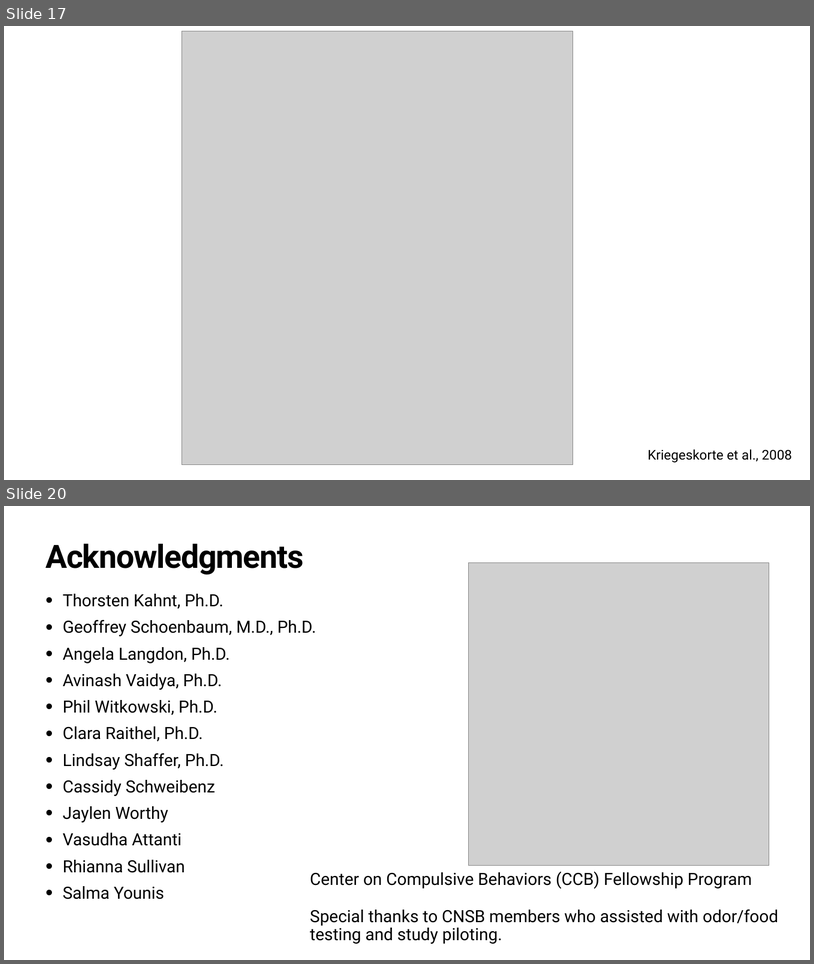
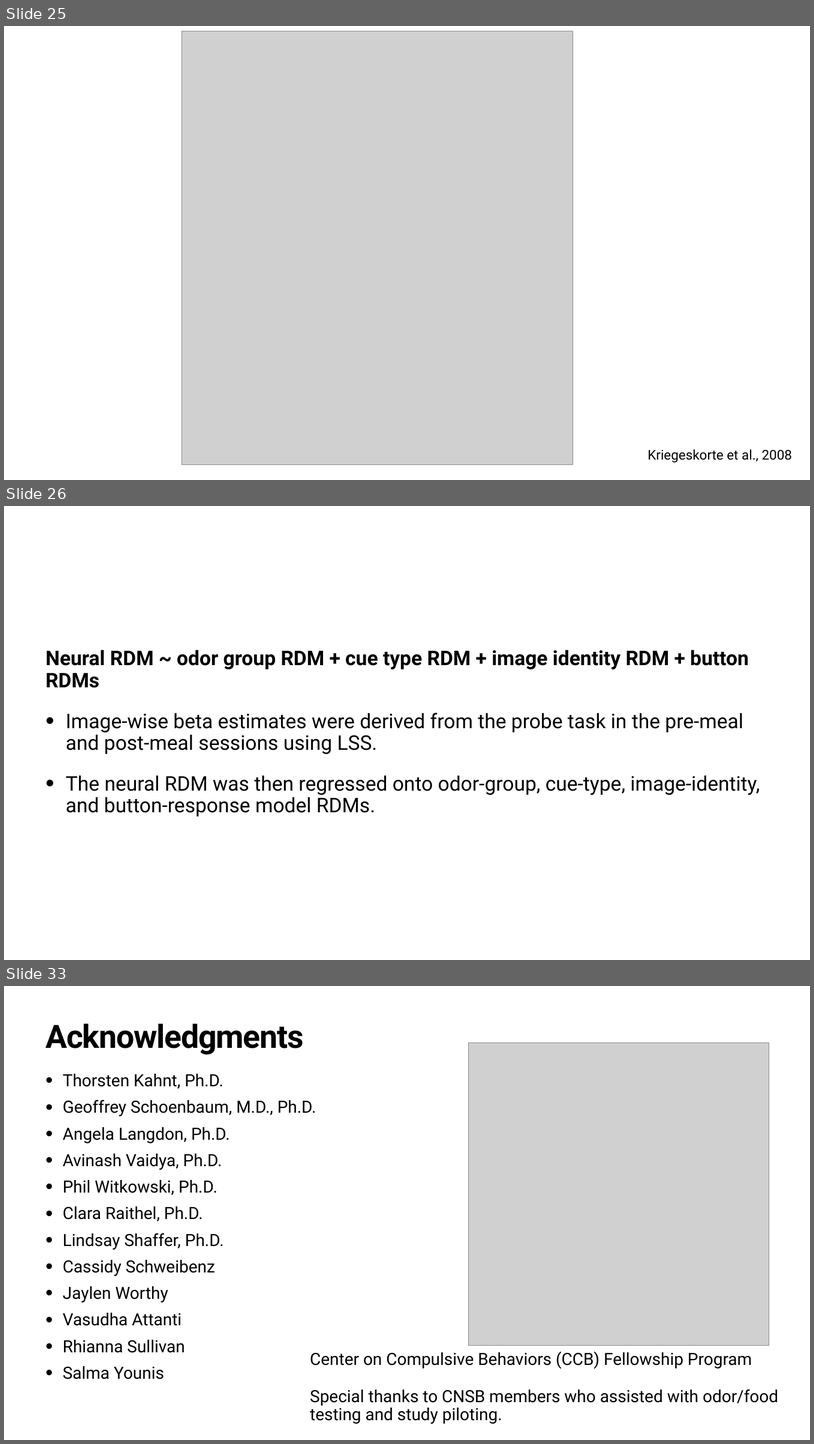
Before and after one commit to QingfangLiu/project-spcd, a slide deck: docs/Joint_lab_meeting.pptx. Shown one above the other, each under a label of ours: slides 17 and 20 before the commit, slides 25, 26 and 33 after it; the slides between them are not shown. The pictures are 814x964 and 814x1444 pixels, drawn with LibreOffice and Linux fonts; fonts in the diff are those of the drawing; grey boxes stand for pictures. Boxes give left, top, right and bottom in pixels: in the first picture for what was removed or moved away, otherwise in the second. Text is boxed around its words. In the diff, an @@ line names an element or a change of style, - is before the commit and + after.

```diff
--- a/docs/Joint_lab_meeting.pptx
+++ b/docs/Joint_lab_meeting.pptx
@@ slide 26 added at (4,506,810,960), background #FFFFFF @@
@@ text added at (45,649,760,816), 48 pt, text #000000 @@
+Neural RDM ~ odor group RDM + cue type RDM + image identity RDM + button RDMs
+• Image-wise beta estimates were derived from the probe task in the pre-meal and post-meal sessions using LSS.
+• The neural RDM was then regressed onto odor-group, cue-type, image-identity, and button-response model RDMs.
@@ what was slide 17 is now slide 25 @@
@@ what was slide 20 is now slide 33 @@
```
Also in this commit, not shown: 1 slide changed, 13 other slides added, 1 slide removed.
